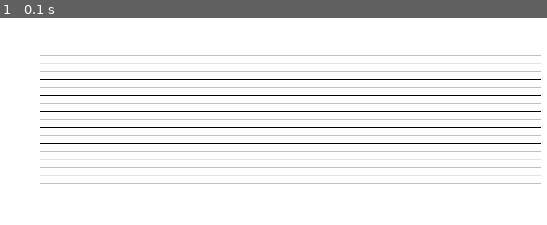
Above: before the commit, frame 1.
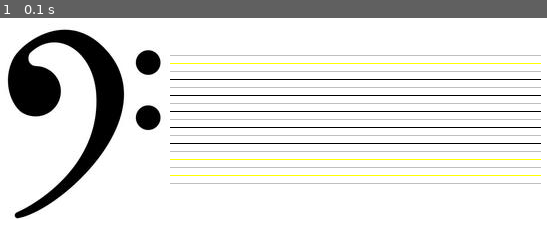
Above: after the commit, the same moment.

Repository: rbanuelos/armonizador
Game: pygame game, started from graficos-pruebas/Main.py
Two runs of this game, one before a commit and one after it. Both use one fixed random seed, a clock stepped at 60 frames per second and the inputs below. The source is Python 2; it was converted automatically to run under Python 3.
Inputs:
- Up to frame 1 (0.1 s): no input

The runs differ from the first frame. In frame 1, 8.8% of the frame differs, in the area x 1-32%, y 5-98%.

Commit message:
se corrijieron bugs en el metodo para reconocer acordes. se agrego el metodo para hallar la menor distancia entre notas

Diff:
--- a/clases/clases.py
+++ b/clases/clases.py
@@ -97,13 +97,13 @@
 		#el acorde
 		for index in range(4) :
 			if not self.notas[index] in posibles_notas:
-				return self.nombre
+				return 'Existe uno o mas nombres incorrectos'
 
 		#si no tiene una nota repetida esta incorrecto
 		duplicado = self.get_duplicado(self.notas, self.alteraciones)
 
 		if duplicado == None :
-			return self.nombre
+			return 'No tiene nota duplicada'
 
 		#se toma como fundamental algunas de las notas para verificar
 		#si el acorde esta completo
@@ -126,6 +126,8 @@
 					acorde_valido = True
 					break
 
+		print 'Acorde Valido: ' + str(acorde_valido)
+
 		if acorde_valido :
 
 			self.nombre = posibles_notas[pos_fund]
@@ -138,10 +140,14 @@
 
 			mod = self.get_modo(pos_fund)
 
+			print 'Es de modo: ' + str(mod)
+
 			if mod != None :
 				self.nombre += mod
 
 			posicion = self.get_estado(pos_fund)
+
+			print 'Estado: ' + str(posicion)
 
 			if mod != None :
 				self.nombre += posicion
@@ -184,8 +190,8 @@
 
 		#distancia_1 es la distancia entre la fundamental y la 3era
 		#y la distancia_2 es entre la 3era y la quinta
-		distancia_1 = distancia (nota_1, nota_3)
-		distancia_2 = distancia (nota_3, nota_5)
+		distancia_1 = util.distancia (nota_1, nota_3)
+		distancia_2 = util.distancia (nota_3, nota_5)
 
 		if distancia_1 == 2 and distancia_2 == 1.5 :
 			self.modo = ''
@@ -206,21 +212,23 @@
 			return None
 
 		#concatenar las notas con alteraciones para verificar repetidos
-		aux = ['','','','']
+		aux = []
 
 		for i in range (4) :
-			aux[i] = str(notas[i]) + str(alteraciones[i])
+			aux.append(str(notas[i]) + str(alteraciones[i]))
+
 
 		for i in range (4) :
 
 			index = i
 
-			nota_aux = aux.pop(i)
+			nota_aux = aux[i]
+			aux[i] = ''
 
 			if nota_aux in aux :
 				return notas[i]
 			else :
-				aux.append(nota_aux)
+				aux[i] = nota_aux
 
 		return None
 
@@ -280,6 +288,24 @@
 
 		return dist_count
 
+	def menor_distancia (self, nota_1, nota_2) :
+		"""
+		"""
+
+		cambiar_altura = False
+
+		inicio = posibles_notas.index (nota_1.nombre)
+		fin = posibles_notas.index (nota_2.nombre)
+
+		distancia = abs(fin - inicio)
+
+		if distancia > 4 :
+			cambiar_altura = True
+			return 8 - distancia, cambiar_altura
+
+		return distancia, cambiar_altura
+
+
 util = Util()
 
 class Tonalidad :
--- a/clases/test.py
+++ b/clases/test.py
@@ -2,10 +2,10 @@
 
 from clases import *
 
-"""
-Prueba de reconocer acordes
-"""
-
+#~ """
+#~ Prueba de reconocer acordes
+#~ """
+#~
 #~ mi_acorde = Acorde()
 #~ mi_acorde.soprano.nombre = 'Si'
 #~ mi_acorde.soprano.altura = 4
@@ -13,11 +13,12 @@
 #~ mi_acorde.contralto.nombre = 'Sol'
 #~ mi_acorde.contralto.altura = 4
 #~ mi_acorde.contralto.alteracion = ''
-#~ mi_acorde.tenor.nombre = 'Si'
+#~ mi_acorde.tenor.nombre = 'Mi'
 #~ mi_acorde.tenor.altura = 4
 #~ mi_acorde.tenor.alteracion = ''
-#~ mi_acorde.bajo.nombre = 'Mi'
+#~ mi_acorde.bajo.nombre = 'Sol'
 #~ mi_acorde.bajo.altura = 4
+#~ mi_acorde.bajo.alteracion = ''
 #~
 #~ print mi_acorde.get_nombre()
 
@@ -27,23 +28,24 @@
 """
 
 n_1 = Nota()
-n_1.nombre = 'Re'
+n_1.nombre = 'Do'
 n_1.alteracion = ''
 n_2 = Nota()
-n_2.nombre = 'Do'
-n_2.alteracion = '#'
+n_2.nombre = 'Re'
+n_2.alteracion = ''
 
-#print util.distancia(n_1, n_2)
+print util.menor_distancia(n_1, n_2)
 
 
-"""
-Prueba de creacion de escala
-"""
 
-modo = 'm'
-tonalidad = Tonalidad ('Do', '', modo)
-
-lista1, lista2 = tonalidad.crear_escala()
-
-print lista1
-print  lista2
+#~ """
+#~ Prueba de creacion de escala
+#~ """
+#~
+#~ modo = 'm'
+#~ tonalidad = Tonalidad ('Mi', '', modo)
+#~
+#~ lista1, lista2 = tonalidad.crear_escala()
+#~
+#~ print lista1
+#~ print  lista2
--- a/graficos-pruebas/Main.py
+++ b/graficos-pruebas/Main.py
@@ -37,10 +37,12 @@
 		while not quit:
 			for event in pygame.event.get():
 
+				self.draw_claves()
+				'''
 				mouse_x, mouse_y = pygame.mouse.get_pos()
 				mouse_y -= 6
 				mouse_x += 1
-				print "Mouse : " +str(mouse_x)+ ", "+ str(mouse_y)
+				#print "Mouse : " +str(mouse_x)+ ", "+ str(mouse_y)
 				if event.type == pygame.QUIT:
 					quit = True
 					pygame.quit()
@@ -106,7 +108,7 @@
 							break
 
 				#handler_method()
-
+				'''
 			clock.tick(50)
 
 	def draw(self):
@@ -176,6 +178,12 @@
 		pygame.draw.ellipse(self.screen, borde,(ptox,ptoy,21, 16))
 		return pygame.draw.ellipse(self.screen, fondo,(ptox+1,ptoy+1,19, 14))
 
+	def draw_claves (self) :
+		superficie_imagen = pygame.image.load('img/clavefa.jpg')
+		ventana = ventana = pygame.display.get_surface()
+		ventana.blit(superficie_imagen, (10,10))
+		pygame.display.flip()
+
 if __name__ == "__main__" :
 	ventana = VentanaPrincipal()
 	ventana.draw()
Binary file added: graficos-pruebas/img/clave_de_sol.gif
Binary file added: graficos-pruebas/img/clavefa.jpg
Binary file added: graficos-pruebas/img/corchete.gif
Binary file added: graficos-pruebas/img/posibles_notas.jpg
